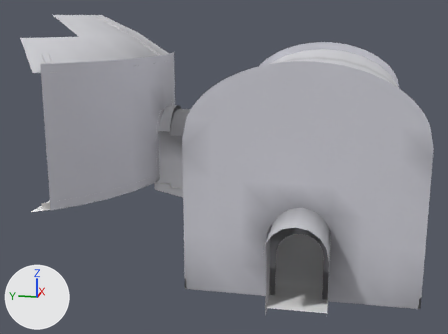
Before and after pictures for a commit that changed the glTF model assets/models/crypt/crypt_05_aq.glb.
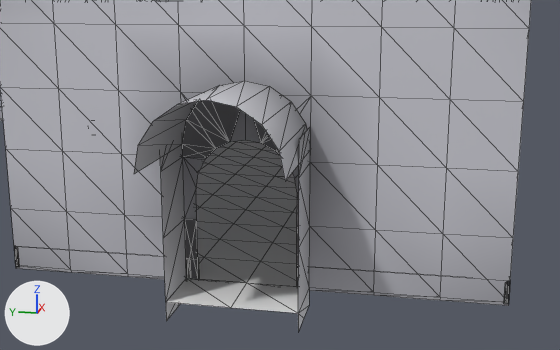
Old and new are each drawn whole from a 50 mm camera at (-13.65, -105.35, -10.64) aimed at (12.41, -100.13, -17.15) and again close up from a 50 mm camera at (-5.23, -106.78, -15.41) aimed at (6.1, -104.51, -18.24). The lights are fixed; the arrows at lower left show +X, +Y and +Z. The last two pictures show the newer version. The close-ups show mesh edges as thin lines. Vertices at exactly the same position are counted once.

Before the edit, the objects in view are built like this:
```python
me_crypt_05_aq = bpy.data.meshes.new('crypt_05_aq')
me_crypt_05_aq.from_pydata(...)  # 1814 vertices, 2840 faces; spans x 4.0..21.4, y -108.0..-91.1, z -20.3..-10.7
# faces by material slot: [317, 434, 857, 790, 262, 72, 78, 30]
me_crypt_05_aq.materials.append(mat_layer_crypt_floor)
me_crypt_05_aq.materials.append(mat_layer_crypt_wall_dressed)
me_crypt_05_aq.materials.append(mat_layer_crypt_wall_wall_dark)
me_crypt_05_aq.materials.append(mat_layer_crypt_wall)
me_crypt_05_aq.materials.append(mat_layer_crypt_wall_rib)
me_crypt_05_aq.materials.append(mat_layer_iron)
me_crypt_05_aq.materials.append(mat_layer_timber)
me_crypt_05_aq.materials.append(mat_fire_torch)
ob_crypt_05_aq = bpy.data.objects.new('crypt_05_aq', me_crypt_05_aq)
ob_crypt_05_aq.location = (0.0, 0.0, 0.0)
```
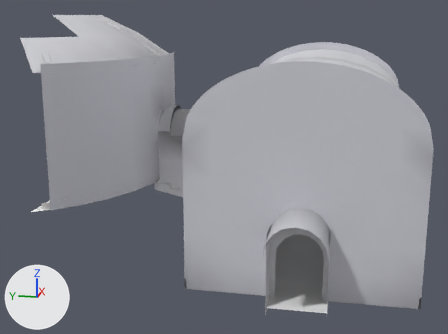
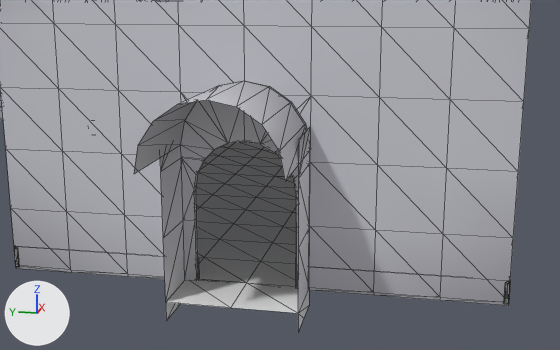
Changed parts and their boxes [x1, y1, x2, y2] in the close-ups (560 x 350 px):
part 1 of me_crypt_05_aq, added
    after: [181, 100, 299, 289]
part 2 of me_crypt_05_aq, deleted
    before: [182, 100, 299, 287]
part 3 of me_crypt_05_aq, recoloured
    both: [124, 38, 375, 295]

Patch to the scene script:
```diff
--- a/assets/models/crypt/crypt_05_aq.glb.py
+++ b/assets/models/crypt/crypt_05_aq.glb.py
@@ me_crypt_05_aq @@
 # used by ob_crypt_05_aq; location = (0.0, 0.0, 0.0)
-me_crypt_05_aq.from_pydata(...)  # 1814 vertices, 2840 faces; spans x 4.0..21.4, y -108.0..-91.1, z -20.3..-10.7
+me_crypt_05_aq.from_pydata(...)  # 1847 vertices, 2852 faces; spans x 4.0..21.4, y -108.0..-91.1, z -20.3..-10.7
+# me_crypt_05_aq part 1: a new loose piece of 35 vertices spanning x 5.9, y -105.0..-103.0, z -20.0..-16.8, in mat_layer_crypt_wall
+# me_crypt_05_aq part 2
+# 2 vertices are removed from x 6.0, y -104.6..-103.4, z -17.0
+# 22 faces are deleted
+# me_crypt_05_aq part 3: 230 kept faces spanning x 4.0..20.0, y -108.0..-94.2, z -20.3..-13.3 get new vertex colours
 me_crypt_05_aq.materials.append(mat_layer_crypt_floor)
```
